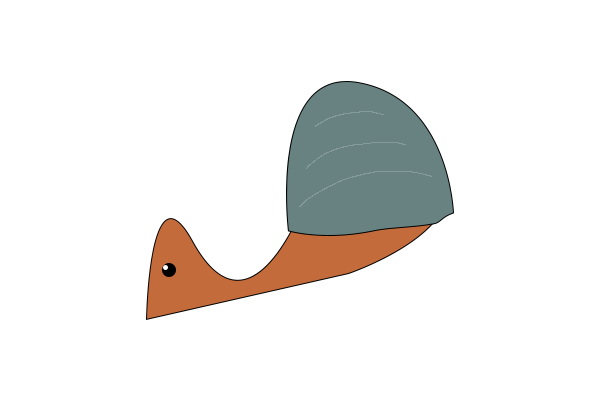
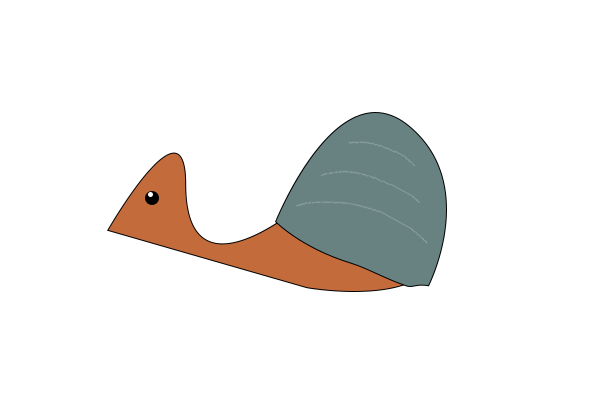
Before/after of a 600 × 400 layered artwork. What changed in the layer stack:
painted on "Layer 2" over 296, 111, 432, 244
painted on "Shape 2" over 275, 81, 454, 287
painted on "Ellipse 2" over 148, 192, 168, 270
painted on "Ellipse 1" over 145, 191, 176, 277
painted on "Shape 1" over 107, 103, 449, 320
